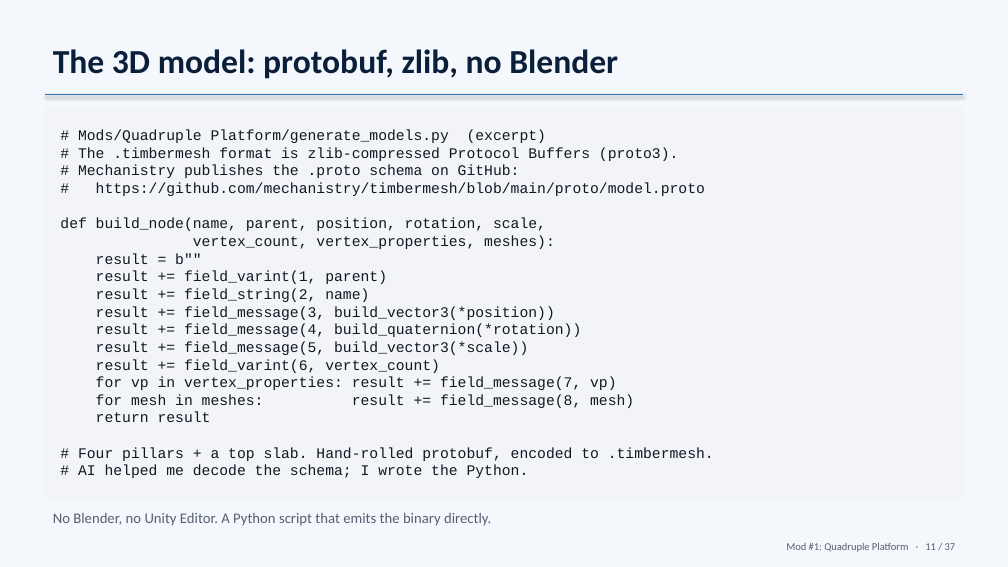
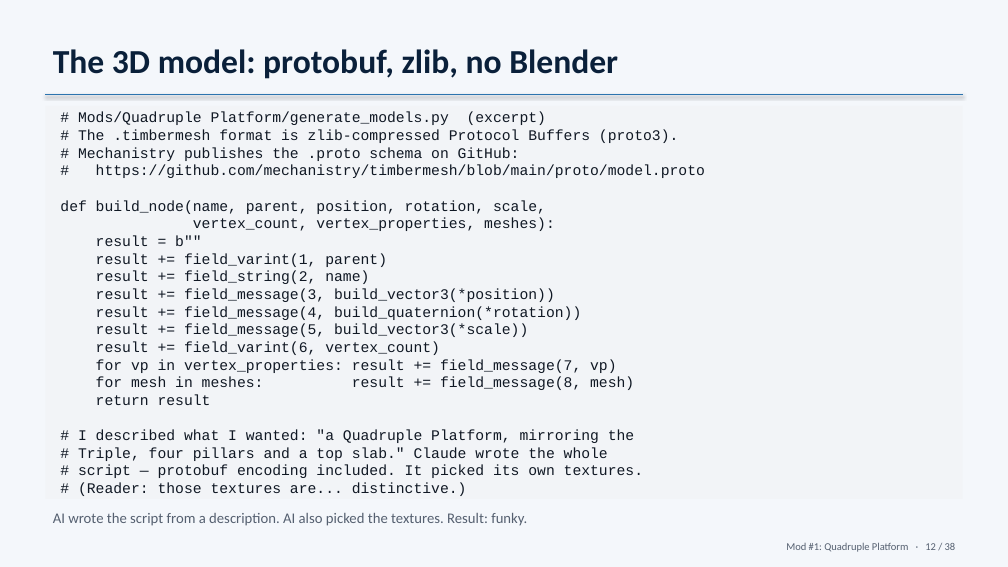
Before and after one commit to Spycho/timberborn-flood-mod, a slide deck: slide 12 of talk/timberborn-talk.pptx (slide 11 before the commit). Drawn at 1008x567 pixels with LibreOffice and Linux fonts; fonts in the diff are those of the drawing. Boxes give left, top, right and bottom in pixels: in the first picture for what was removed or moved away, otherwise in the second. Text is boxed around its words. In the diff, an @@ line names an element or a change of style, - is before the commit and + after.

```diff
--- a/talk/timberborn-talk.pptx
+++ b/talk/timberborn-talk.pptx
@@ text at (x1=78, y1=429, x2=643, y2=496): text changed @@
-# Four pillars + a top slab. Hand-rolled protobuf, encoded to .timbermesh.
-# AI helped me decode the schema; I wrote the Python.
+# I described what I wanted: "a Quadruple Platform, mirroring the
+# Triple, four pillars and a top slab." Claude wrote the whole
+# script — protobuf encoding included. It picked its own textures.
+# (Reader: those textures are... distinctive.)
@@ text at (x1=53, y1=513, x2=527, y2=526): text changed @@
-No Blender, no Unity Editor. A Python script that emits the binary directly.
+AI wrote the script from a description. AI also picked the textures. Result: funky.
@@ text at (x1=786, y1=542, x2=956, y2=552): text changed @@
-Mod #1: Quadruple Platform · 11 / 37
+Mod #1: Quadruple Platform · 12 / 38
```
Also in this commit, not shown: 32 other slides changed, 3 slides added, 2 slides removed, 2 other files.
